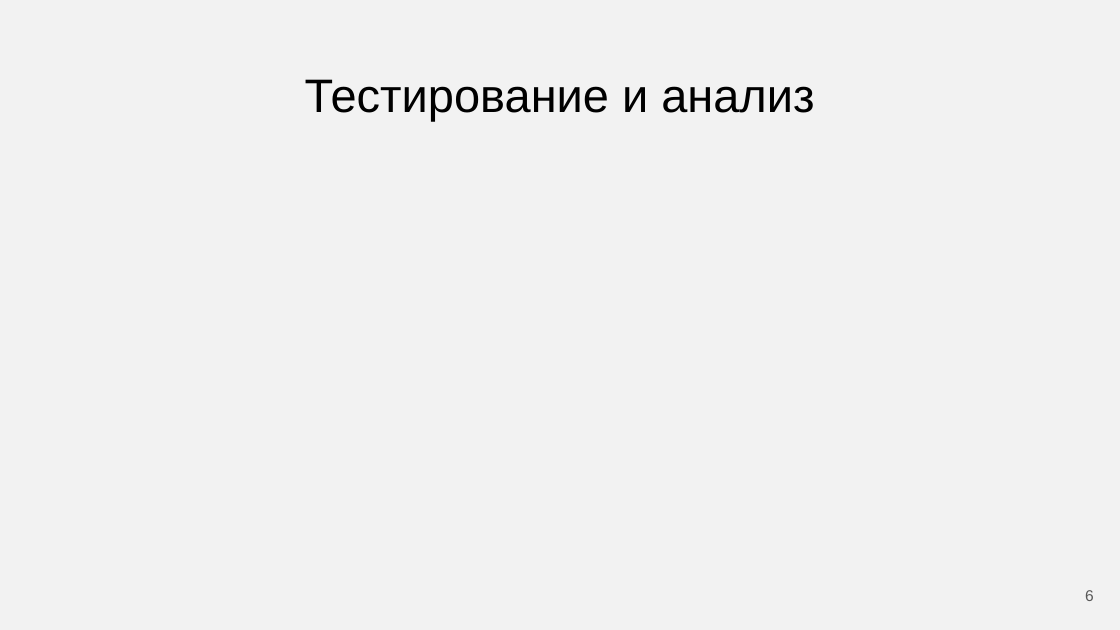
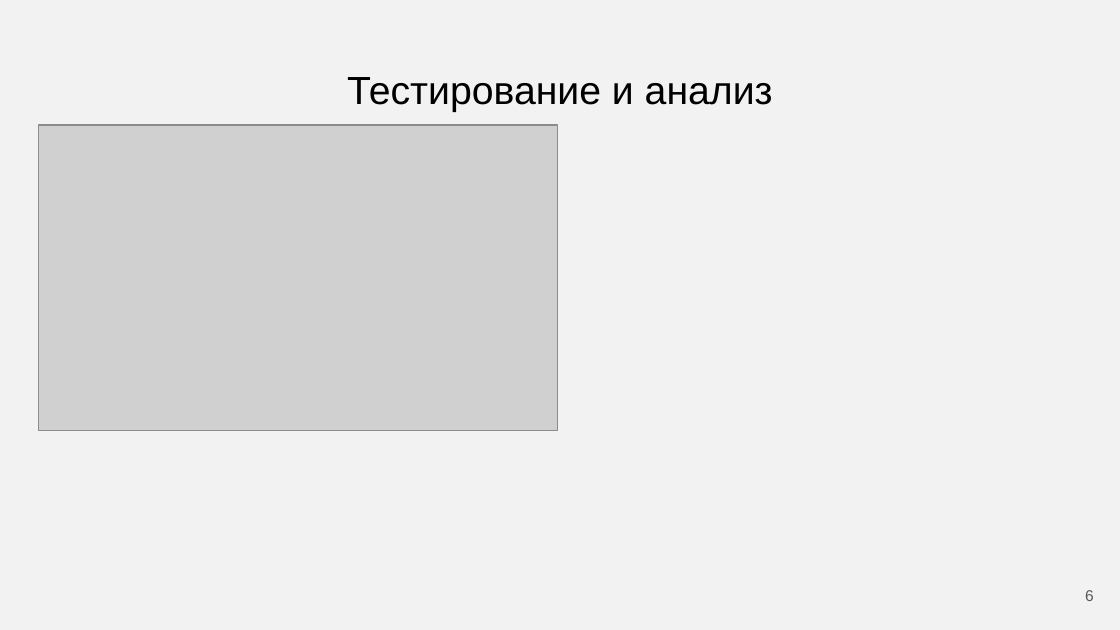
Before and after one commit to Flnchkv/ScapeGoat_Three, a slide deck: slide 6 of ScapeGoat Three.pptx. Drawn at 1120x630 pixels with LibreOffice and Linux fonts; fonts in the diff are those of the drawing; grey boxes stand for pictures. Boxes give left, top, right and bottom in pixels: in the first picture for what was removed or moved away, otherwise in the second. Text is boxed around its words. In the diff, an @@ line names an element or a change of style, - is before the commit and + after.

```diff
--- a/ScapeGoat Three.pptx
+++ b/ScapeGoat Three.pptx
@@ title "Тестирование и анализ" at [347, 77, 773, 112]: size 30.2 to 25.2 pt @@
@@ picture added at [38, 125, 557, 431] @@
```
Also in this commit, not shown: 2 other slides changed, 1 other file.
